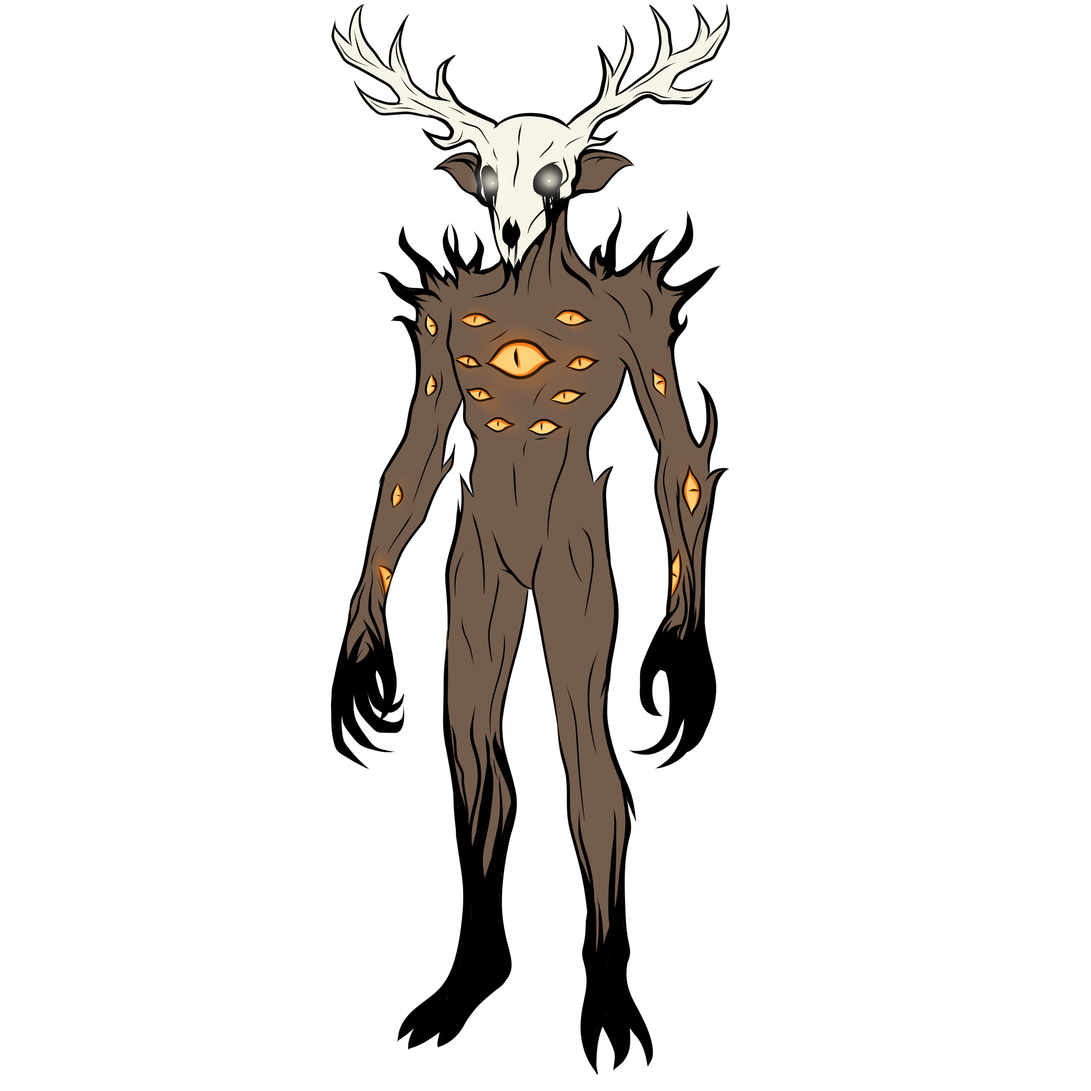
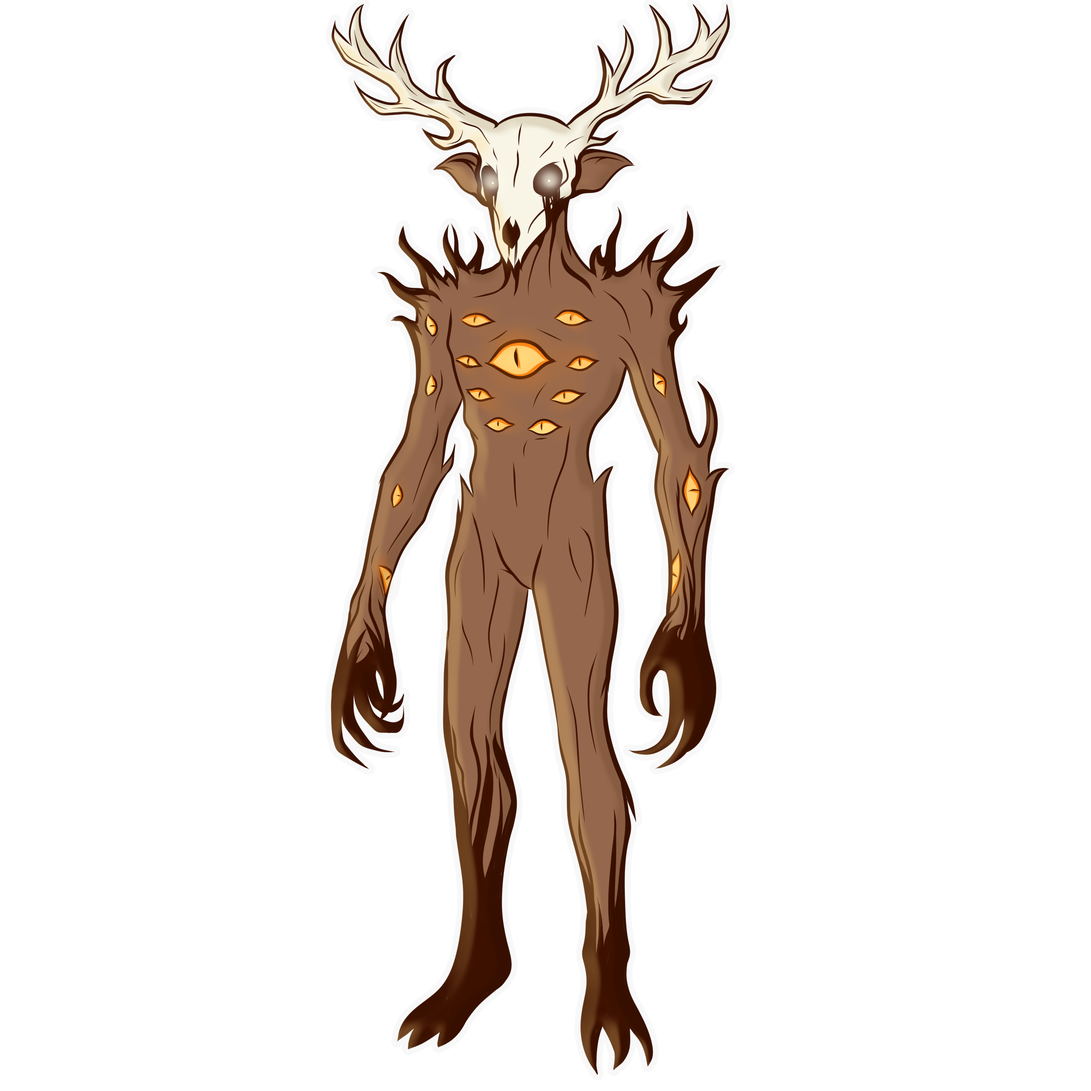
Before/after of a 1091×1091 layered artwork. What changed in the layer stack:
painted on "Brilho Olhos" over [325, 0, 737, 1081]
hid "Background" over [325, 0, 737, 1081]
